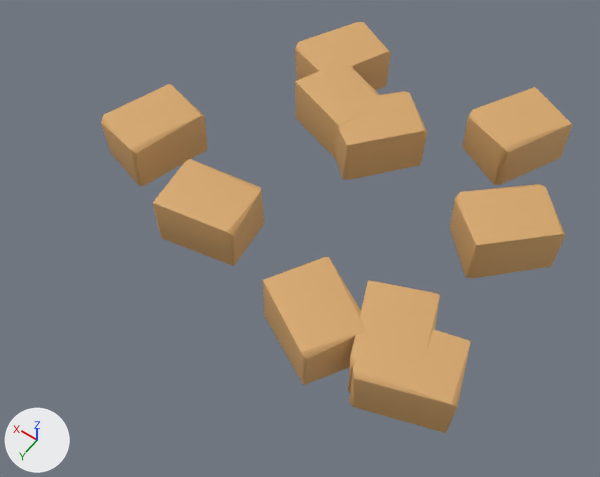
What one commit did to the glTF model public/assets/models/NJD-09-LOD1.glb.
Camera for both pictures: a 50 mm camera at (-1.15, 1.59, 2.41) aimed at (-0.09, 0.09, 0.06). Every picture has the same lights, and +X, +Y and +Z are marked at lower left. The picture after the commit comes second.

The first picture shows 'settled rubble', 'settled rubble.001', 'settled rubble.002', 'settled rubble.003', 'settled rubble.004', 'settled rubble.005', 'settled rubble.006', 'settled rubble.007', 'settled rubble.008', 'settled rubble.009'.
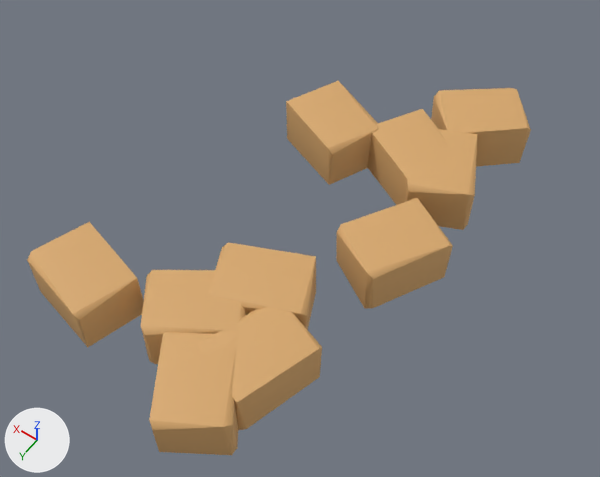
Changed parts and their boxes (x1, y1, x2, y2) in the pictures (600 x 477 px):
'settled rubble.007', moved, turned
    before: (450, 184, 565, 279)
    after: (149, 332, 238, 455)
'settled rubble.002', moved, turned
    before: (349, 313, 471, 433)
    after: (197, 307, 322, 430)
'settled rubble.006', moved, turned
    before: (333, 91, 428, 180)
    after: (27, 222, 144, 347)
'settled rubble.009', moved, turned
    before: (153, 159, 264, 266)
    after: (431, 88, 531, 167)
'settled rubble.008', moved, turned
    before: (463, 87, 573, 185)
    after: (208, 242, 316, 330)
'settled rubble.004', moved, turned
    before: (263, 257, 366, 385)
    after: (405, 129, 478, 230)
'settled rubble', moved, turned
    before: (295, 61, 380, 159)
    after: (336, 198, 453, 308)
'settled rubble.005', moved, turned
    before: (101, 84, 208, 186)
    after: (367, 109, 451, 205)
'settled rubble.003', moved, turned
    before: (348, 280, 440, 392)
    after: (286, 81, 379, 185)
'settled rubble.001', moved, turned
    before: (295, 22, 391, 90)
    after: (141, 270, 246, 364)

The edits, one by one:
Object 'settled rubble' (ob_settled_rubble) moves from (0.129, -0.486, 0.12) to (-0.408, -0.003, 0.12).
Object 'settled rubble' (ob_settled_rubble) turns from (0, 0, -21) to (0, 0, -119) degrees about x, y and z.
Object 'settled rubble.001' (ob_settled_rubble_001) moves from (0.274, -0.713, 0.12) to (-0.029, 0.586, 0.12).
Object 'settled rubble.001' (ob_settled_rubble_001) turns from (0, 0, 66) to (0, 0, -143) degrees about x, y and z.
Object 'settled rubble.002' (ob_settled_rubble_002) moves from (-0.696, 0.364, 0.12) to (-0.296, 0.606, 0.12).
Object 'settled rubble.002' (ob_settled_rubble_002) turns from (0, 0, -163) to (0, 0, 73) degrees about x, y and z.
Object 'settled rubble.003' (ob_settled_rubble_003) moves from (-0.598, 0.299, 0.12) to (0.088, -0.368, 0.12).
Object 'settled rubble.003' (ob_settled_rubble_003) turns from (0, 0, -67) to (0, 0, -22) degrees about x, y and z.
Object 'settled rubble.004' (ob_settled_rubble_004) moves from (-0.347, 0.374, 0.12) to (-0.366, -0.405, 0.12).
Object 'settled rubble.004' (ob_settled_rubble_004) turns from (0, 0, -29) to (0, 0, -64) degrees about x, y and z.
Object 'settled rubble.005' (ob_settled_rubble_005) moves from (0.636, 0.038, 0.12) to (-0.244, -0.413, 0.12).
Object 'settled rubble.005' (ob_settled_rubble_005) turns from (0, 0, -106) to (0, 0, -28) degrees about x, y and z.
Object 'settled rubble.006' (ob_settled_rubble_006) moves from (-0.057, -0.452, 0.12) to (0.353, 0.699, 0.12).
Object 'settled rubble.006' (ob_settled_rubble_006) turns from (0, 0, 50) to (0, 0, 166) degrees about x, y and z.
Object 'settled rubble.007' (ob_settled_rubble_007) moves from (-0.678, -0.315, 0.12) to (-0.208, 0.793, 0.12).
Object 'settled rubble.007' (ob_settled_rubble_007) turns from (0, 0, 45) to (0, 0, -55) degrees about x, y and z.
Object 'settled rubble.008' (ob_settled_rubble_008) moves from (-0.499, -0.762, 0.12) to (-0.154, 0.391, 0.12).
Object 'settled rubble.008' (ob_settled_rubble_008) turns from (0, 0, -117) to (0, 0, -154) degrees about x, y and z.
Object 'settled rubble.009' (ob_settled_rubble_009) moves from (0.216, 0.221, 0.12) to (-0.36, -0.715, 0.12).
Object 'settled rubble.009' (ob_settled_rubble_009) turns from (0, 0, 9.5) to (0, 0, 41) degrees about x, y and z.
